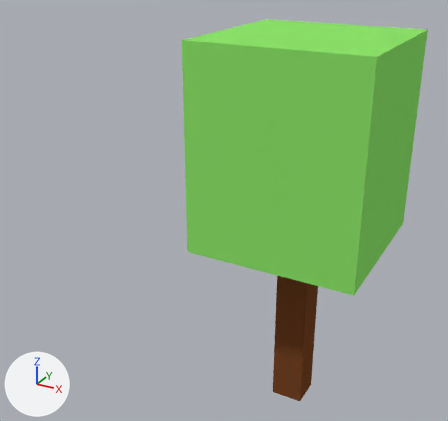
The Blender file basic.blend, before and after one commit.
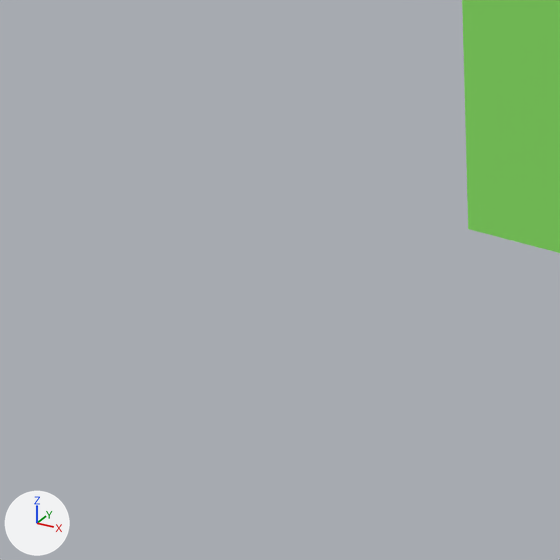
There are two pictures of each version: one whole from a 50 mm lens placed at (2.97, -7.72, 6.65), pointed at (-1.46, 0.33, 2.63), one close up on the part from 0% to 50% of the width and 38% to 91% of the height. Lighting does not change. The marker at lower left points along +X, +Y and +Z.

Names of what the first close-up shows: 'Tree'.
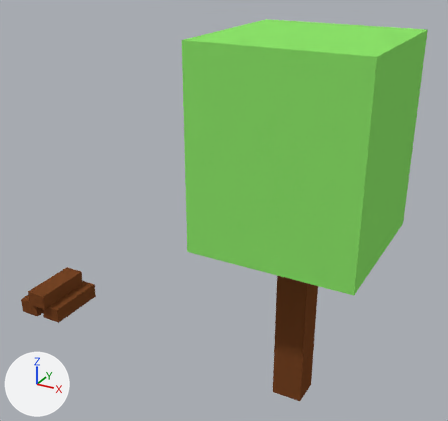
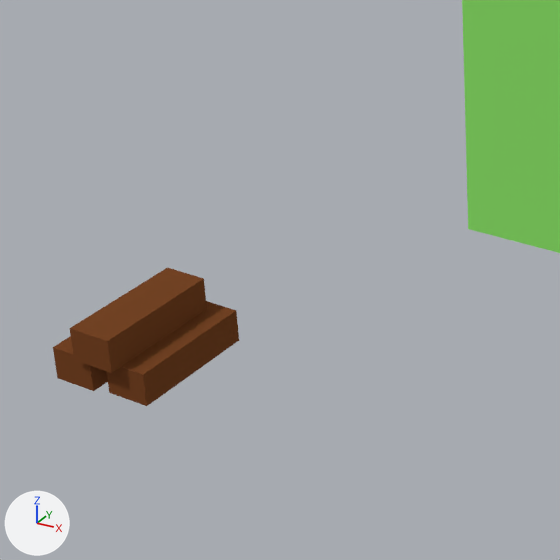
Where the change shows, as pixel boxes [x1, y1, x2, y2] in the close-ups (560 x 560 px):
'Logs', added (brown)
    after: [53, 267, 239, 406]

The edits, one by one:
Mesh me_cube_001 is new.
It consists of a box spanning x -0.44..-0.06, y -0.02..0.26, z -0.522..0.562; a box spanning x 0.06..0.44, y -0.02..0.26, z -0.561..0.519; a box spanning x -0.162..0.218, y 0.259..0.539, z -0.465..0.615.
It uses material mat_treetrunk (brown #774526).
Object 'Logs' (ob_logs) is new; it shows me_cube_001.
Its location is (-5.0, 0.0, 0.0).
Its rotation in degrees is (90, 0, 0).
